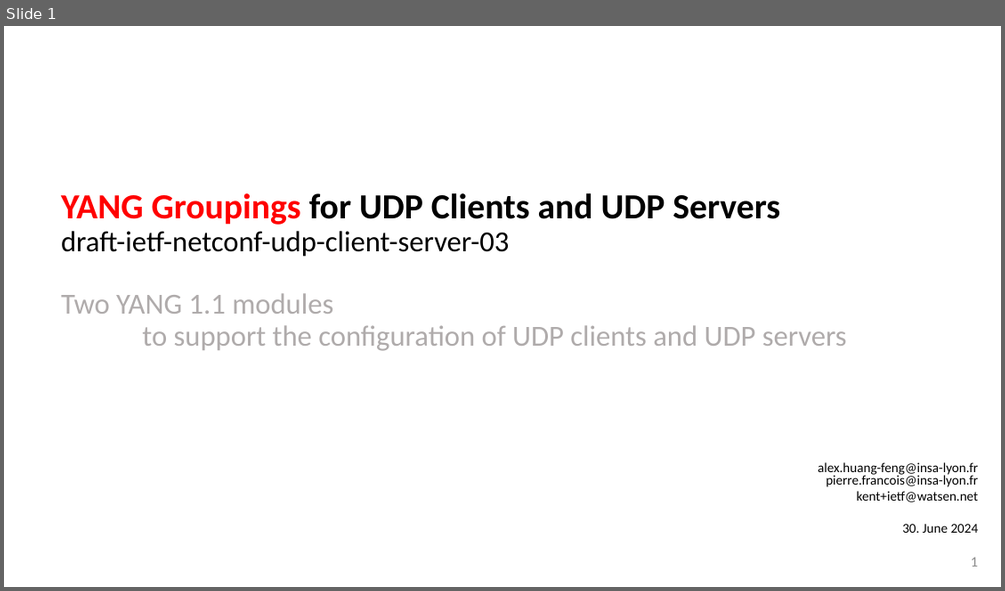
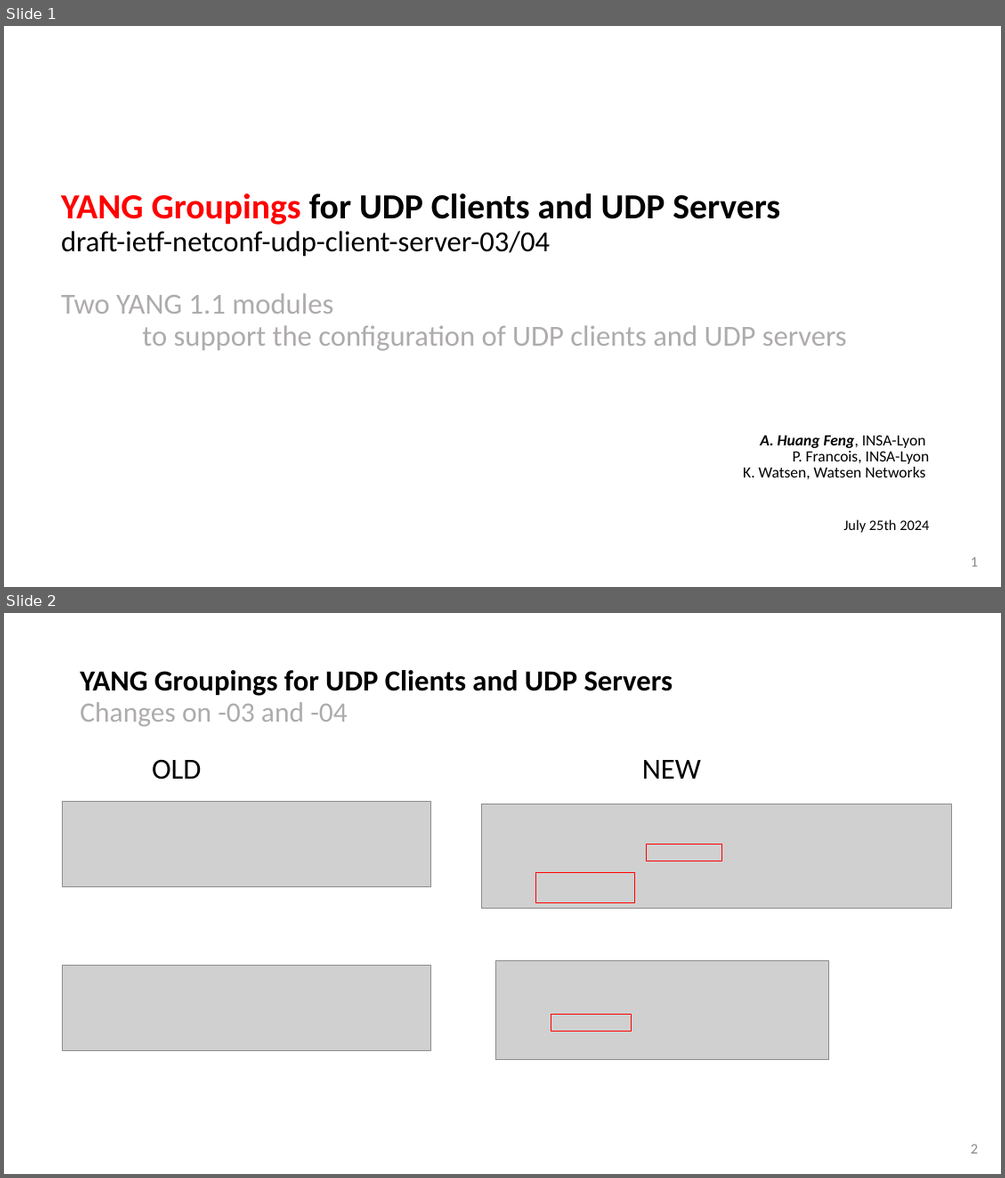
Before and after one commit to network-analytics/ietf-network-analytics-document-status, a slide deck: 120/NETCONF/draft-ietf-netconf-udp-notif-distributed-notif-udp-client-server-grouping.pptx. Shown one above the other, each under a label of ours: slide 1 before the commit, slides 1 and 2 after it. The pictures are 1005x591 and 1005x1178 pixels, drawn with LibreOffice and Linux fonts; fonts in the diff are those of the drawing; grey boxes stand for pictures. Boxes give left, top, right and bottom in pixels: in the first picture for what was removed or moved away, otherwise in the second. Text is boxed around its words. In the diff, an @@ line names an element or a change of style, - is before the commit and + after.

Commit message:
update Alex

```diff
--- a/120/NETCONF/draft-ietf-netconf-udp-notif-distributed-notif-udp-client-server-grouping.pptx
+++ b/120/NETCONF/draft-ietf-netconf-udp-notif-distributed-notif-udp-client-server-grouping.pptx
@@ slide 2 added at (x1=4, y1=613, x2=1001, y2=1174), background #FFFFFF @@
@@ title added at (x1=80, y1=670, x2=672, y2=726), 28 pt, text #000000, bold @@
+YANG Groupings for UDP Clients and UDP Servers
+Changes on -03 and -04
@@ text added at (x1=152, y1=759, x2=201, y2=779), 28 pt, text #000000 @@
+OLD
@@ text added at (x1=642, y1=760, x2=701, y2=779), 28 pt, text #000000 @@
+NEW
@@ picture added at (x1=63, y1=801, x2=430, y2=886) @@
@@ picture added at (x1=482, y1=803, x2=952, y2=908) @@
@@ rectangle added at (x1=647, y1=844, x2=722, y2=861), outline #FF0000 0.75 pt @@
@@ rectangle added at (x1=535, y1=873, x2=635, y2=902), outline #FF0000 0.75 pt @@
@@ picture added at (x1=63, y1=965, x2=430, y2=1050) @@
@@ picture added at (x1=495, y1=961, x2=829, y2=1060) @@
@@ rectangle added at (x1=551, y1=1013, x2=631, y2=1031), outline #FF0000 0.75 pt @@
@@ page number added at (x1=971, y1=1143, x2=978, y2=1153), 14 pt, text #888888 @@
+2
@@ slide 1 changed as well @@
@@ text at (x1=61, y1=193, x2=780, y2=257): text changed; size 34 to 28 pt; bold off @@
-YANG Groupings for UDP Clients and UDP Servers
-draft-ietf-netconf-udp-client-server-03
+YANG Groupings for UDP Clients and UDP Servers
+draft-ietf-netconf-udp-client-server-03/04
@@ text at (x1=743, y1=435, x2=930, y2=532): text changed; size 13 to 15 pt @@
-alex.huang-feng@insa-lyon.fr
-pierre.francois@insa-lyon.fr
-kent+ietf@watsen.net
-30. June 2024
+A. Huang Feng, INSA-Lyon
+P. Francois, INSA-Lyon
+K. Watsen, Watsen Networks
+July 25th 2024
```
Also in this commit, not shown: 5 other slides changed, 2 other slides added, 1 other file.
